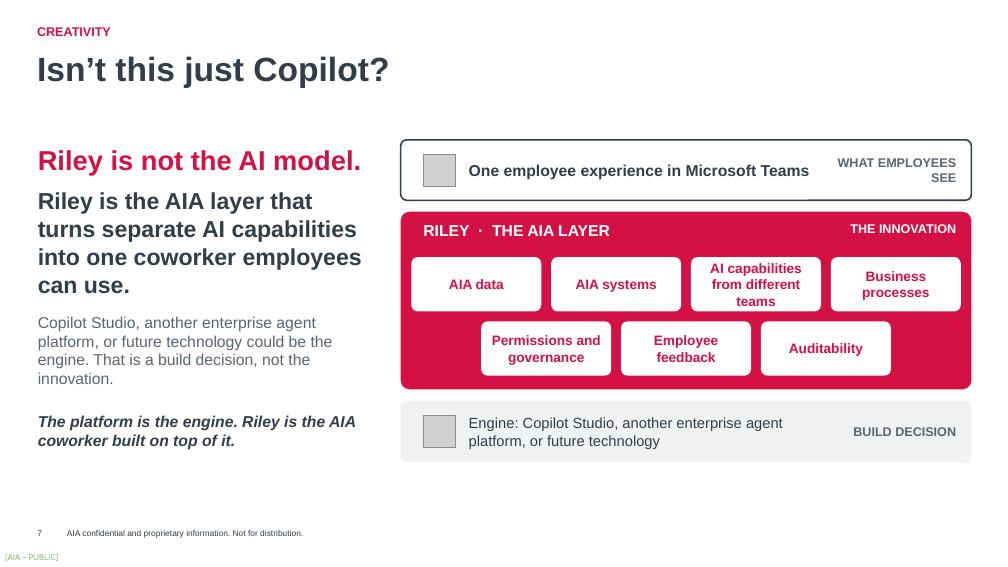
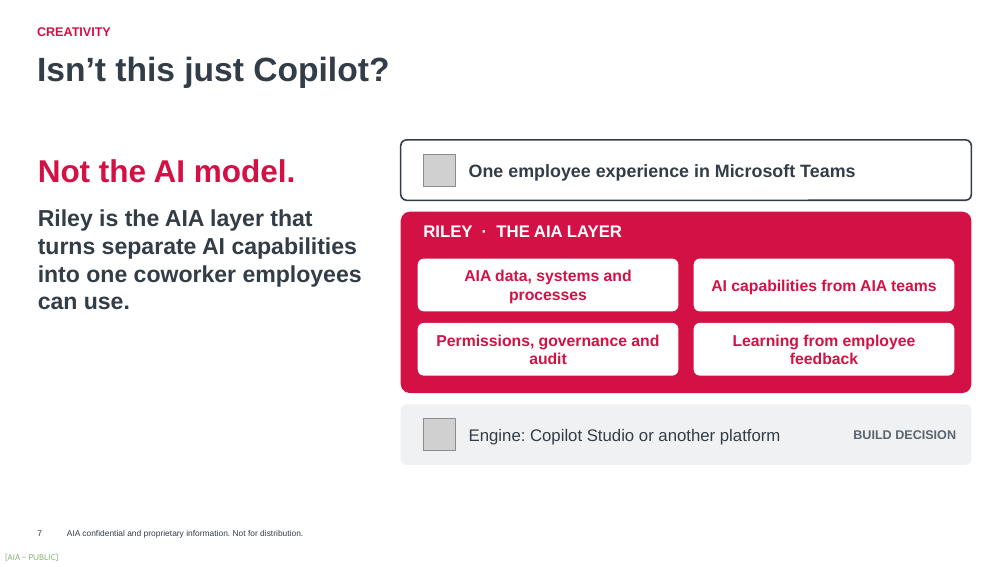
Before and after one commit to harrysokool/playground, a slide deck: slide 7 of ppt/group_inno_award/Riley_Submission_Deck_Opus.pptx. Drawn at 1008x567 pixels with LibreOffice and Linux fonts; fonts in the diff are those of the drawing; grey boxes stand for pictures; background and template pictures are left out. Boxes give left, top, right and bottom in pixels: in the first picture for what was removed or moved away, otherwise in the second. Text is boxed around its words. In the diff, an @@ line names an element or a change of style, - is before the commit and + after.

Commit message:
udpate riley deck

```diff
--- a/ppt/group_inno_award/Riley_Submission_Deck_Opus.pptx
+++ b/ppt/group_inno_award/Riley_Submission_Deck_Opus.pptx
@@ text "One employee experience in Microsoft ..." at (x1=469, y1=164, x2=855, y2=181): size 15 to 17 pt @@
@@ text at (x1=38, y1=159, x2=295, y2=183): text changed; size 26 to 30 pt @@
-Riley is not the AI model.
+Not the AI model.
@@ text "Not the AI model." moved from (x1=38, y1=150, x2=362, y2=384) to (x1=38, y1=159, x2=362, y2=310) @@
@@ text removed at (x1=838, y1=158, x2=956, y2=182) @@
-WHAT EMPLOYEES SEE
@@ text at (x1=38, y1=209, x2=362, y2=310): less space between paragraphs @@
@@ rounded rectangle resized from (x1=401, y1=212, x2=972, y2=389) to (x1=401, y1=212, x2=972, y2=393) @@
@@ text "RILEY · THE AIA LAYER" at (x1=423, y1=225, x2=622, y2=237): size 15 to 16 pt @@
@@ text removed at (x1=850, y1=224, x2=956, y2=233) @@
-THE INNOVATION
@@ rounded rectangle removed at (x1=411, y1=257, x2=541, y2=312) @@
-AIA data
@@ rounded rectangle "AIA data, systems and processes" resized from (x1=551, y1=257, x2=681, y2=312) to (x1=417, y1=259, x2=678, y2=312) @@
@@ text in rounded rectangle at (x1=464, y1=269, x2=632, y2=304): text changed; size 13 to 15 pt @@
-AIA systems
+AIA data, systems and processes
@@ rounded rectangle "AI capabilities from AIA teams" resized from (x1=691, y1=257, x2=821, y2=312) to (x1=694, y1=259, x2=955, y2=312) @@
@@ rounded rectangle removed at (x1=831, y1=257, x2=961, y2=312) @@
-Business processes
@@ text in rounded rectangle at (x1=711, y1=279, x2=936, y2=295): text changed; size 13 to 15 pt @@
-AI capabilities from different teams
+AI capabilities from AIA teams
@@ text at (x1=38, y1=316, x2=333, y2=384): paragraph removed @@
-Copilot Studio, another enterprise agent platform, or future technology could be the engine. That is a build decision, not the innovation.
@@ rounded rectangle "Permissions, governance and audit" resized from (x1=481, y1=321, x2=611, y2=376) to (x1=417, y1=323, x2=678, y2=376) @@
@@ rounded rectangle "Learning from employee feedback" resized from (x1=621, y1=321, x2=751, y2=376) to (x1=694, y1=323, x2=955, y2=376) @@
@@ rounded rectangle removed at (x1=761, y1=321, x2=891, y2=376) @@
-Auditability
@@ text in rounded rectangle at (x1=436, y1=334, x2=659, y2=364): text changed; size 13 to 15 pt @@
-Permissions and governance
+Permissions, governance and audit
@@ text in rounded rectangle at (x1=733, y1=334, x2=916, y2=364): text changed; size 13 to 15 pt @@
-Employee feedback
+Learning from employee feedback
@@ text removed at (x1=38, y1=415, x2=356, y2=450) @@
-The platform is the engine. Riley is the AIA coworker built on top of it.
@@ rounded rectangle moved from (x1=401, y1=401, x2=972, y2=463) to (x1=401, y1=405, x2=972, y2=465) @@
@@ text at (x1=469, y1=429, x2=780, y2=445): text changed; size 14 to 16 pt @@
-Engine: Copilot Studio, another enterprise agent platform, or future technology
+Engine: Copilot Studio or another platform
```
Also in this commit, not shown: 10 other slides changed, 1 slide added, 1 slide removed, 1 other file.
